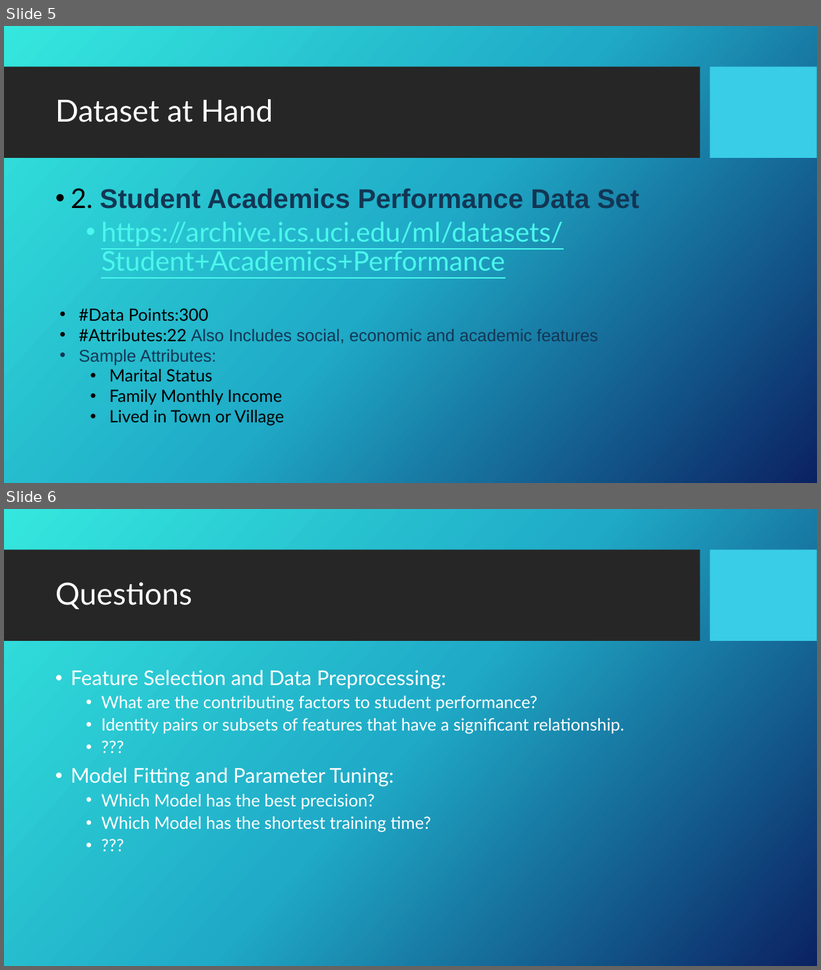
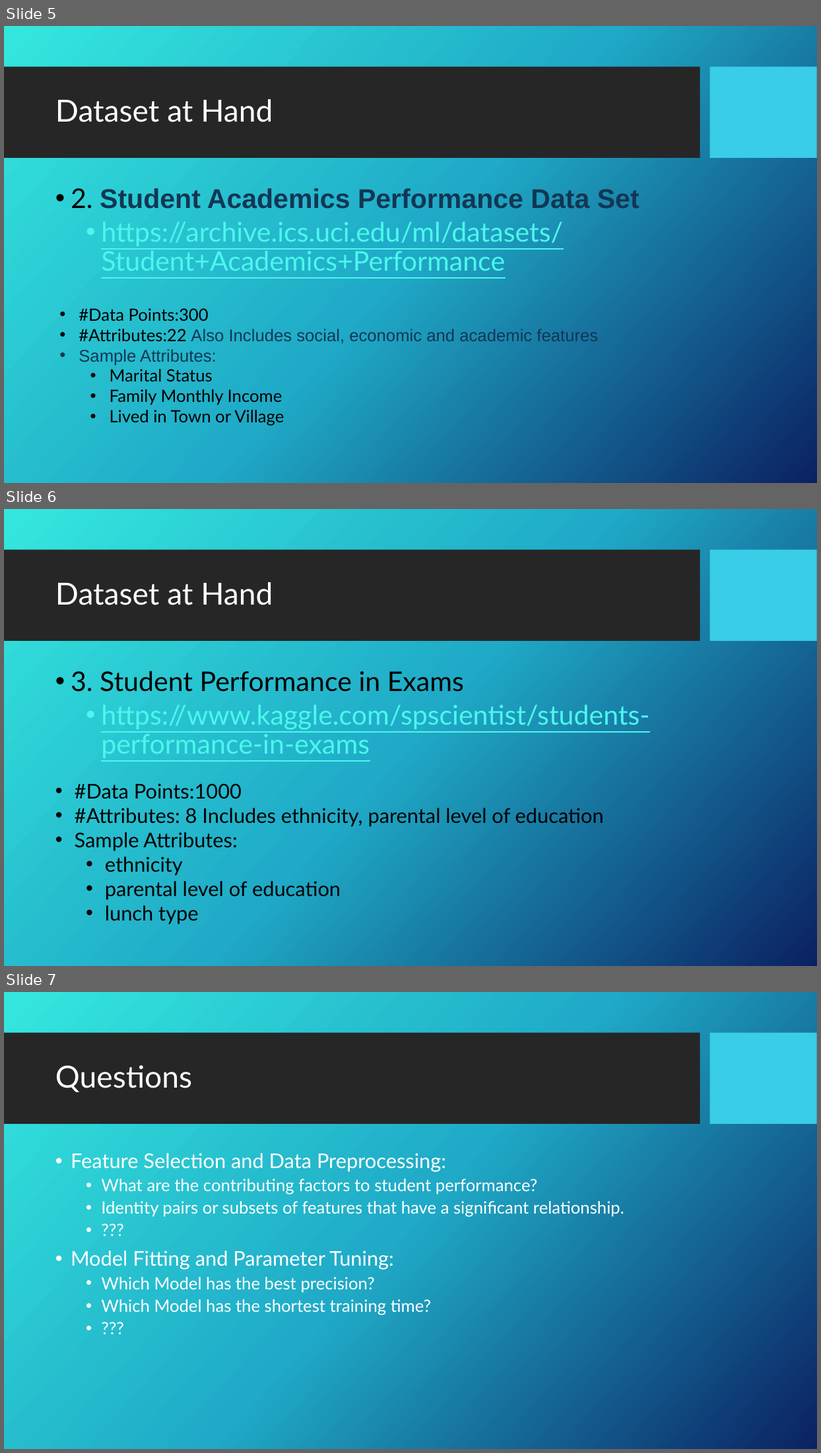
Before and after one commit to AmosChenZixuan/CIS_Research_Project, a slide deck: Proposal.pptx. Shown one above the other, each under a label of ours: slides 5 and 6 before the commit, slides 5, 6 and 7 after it. The pictures are 821x970 and 821x1453 pixels, drawn with LibreOffice and Linux fonts; fonts in the diff are those of the drawing; background and template pictures are left out. Boxes give left, top, right and bottom in pixels: in the first picture for what was removed or moved away, otherwise in the second. Text is boxed around its words. In the diff, an @@ line names an element or a change of style, - is before the commit and + after.

```diff
--- a/Proposal.pptx
+++ b/Proposal.pptx
@@ slide 6 added at (4, 509, 817, 966), background picture (left out); not listed: 2 template elements that a slide beside it also shows @@
@@ title added at (55, 582, 273, 605), 36 pt, text #FFFFFF @@
+Dataset at Hand
@@ text added at (71, 671, 649, 758), 32 pt, text #4BF7ED, underline @@
+• 3. Student Performance in Exams
+  • https://www.kaggle.com/spscientist/students-performance-in-exams
@@ text added at (75, 784, 604, 925), 24 pt, text #000000 @@
+• #Data Points:1000
+• #Attributes: 8 Includes ethnicity, parental level of education
+• Sample Attributes:
+  • ethnicity
+  • parental level of education
+  • lunch type
@@ what was slide 6 is now slide 7 @@
```
Also in this commit, not shown: 2 slides changed, 1 other file.
